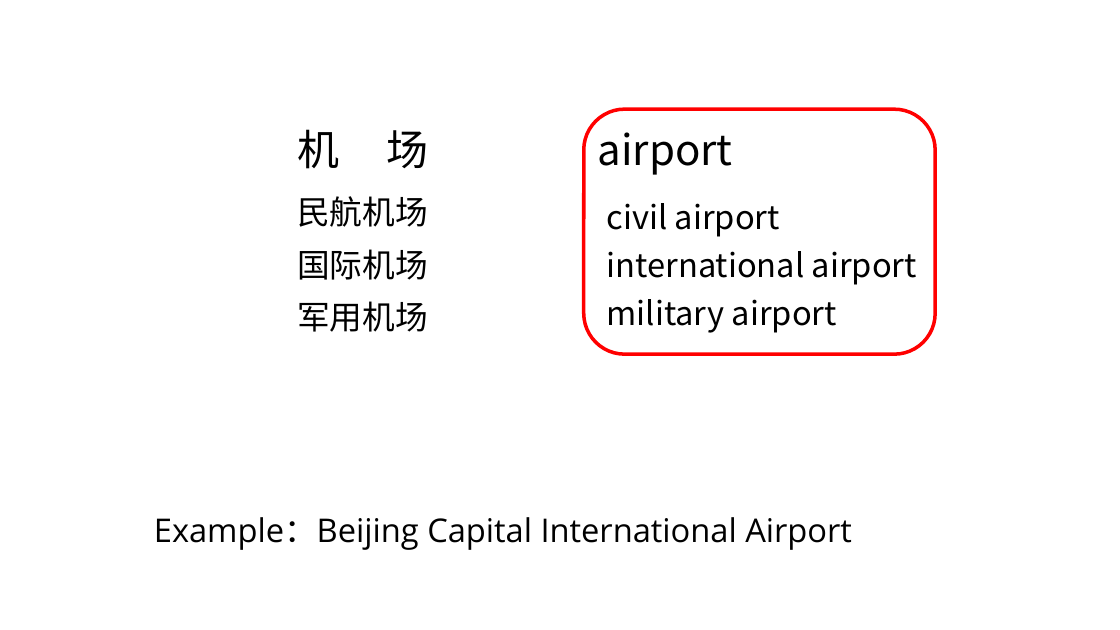
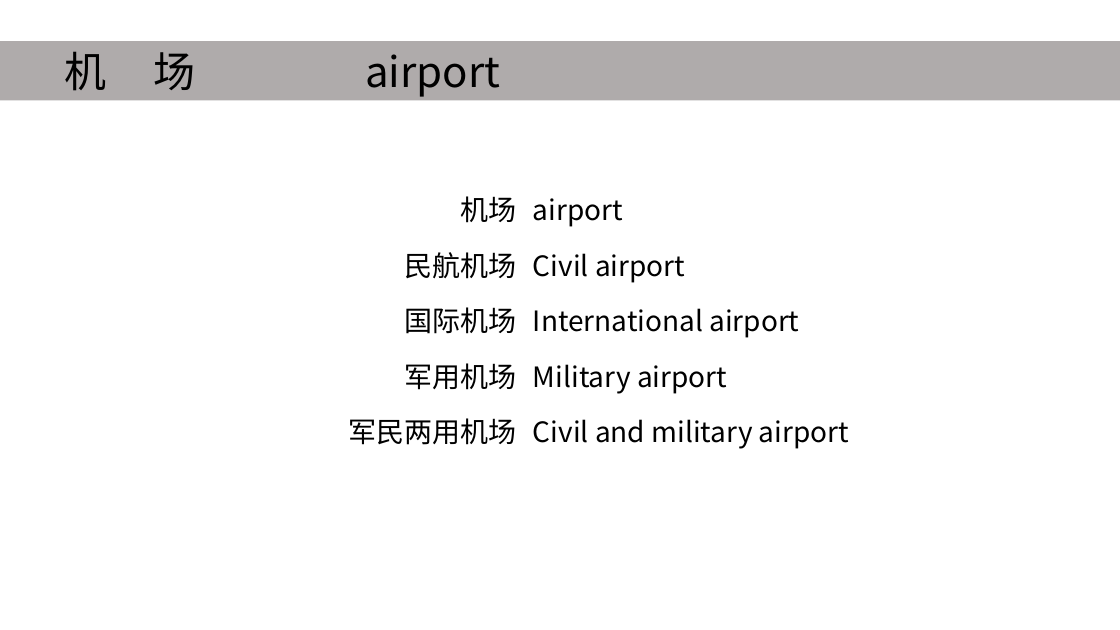
Before and after one commit to dlovegrace/english-teaching, a slide deck: slide 7 of airport sign.pptx (slide 5 before the commit). Drawn at 1120x630 pixels with LibreOffice and Linux fonts; fonts in the diff are those of the drawing. Boxes give left, top, right and bottom in pixels: in the first picture for what was removed or moved away, otherwise in the second. Text is boxed around its words. In the diff, an @@ line names an element or a change of style, - is before the commit and + after.

Commit message:
完成了ppt中机场介绍以及跑道介绍部分，添加了相关的音标以及音频

```diff
--- a/airport sign.pptx
+++ b/airport sign.pptx
@@ rectangle "机 场 airport": place and size @@
-rectangle "机 场 airport" at [297,129,733,175]
+rectangle "机 场 airport" at [0,41,1120,101]
@@ rectangle "机 场 airport" at [0,41,1120,101]: fill none to #AFABAB @@
@@ rounded rectangle removed at [584,109,935,355] @@
@@ text removed at [297,196,428,227] @@
-民航机场
@@ table added at [317,184,866,462], 5 rows, 2 columns @@
+机场 | airport
+民航机场 | Civil airport
+国际机场 | International airport
+军用机场 | Military airport
+军民两用机场 | Civil and military airport
@@ text removed at [607,203,780,237] @@
-civil airport
@@ text removed at [297,249,428,280] @@
-国际机场
@@ text removed at [607,251,917,285] @@
-international airport
@@ text removed at [607,299,837,333] @@
-military airport
@@ text removed at [297,301,428,332] @@
-军用机场
@@ text removed at [154,517,852,550] @@
-Example：Beijing Capital International Airport
```
Also in this commit, not shown: 3 other slides changed, 6 slides added, 1 slide removed, 1 other file.
